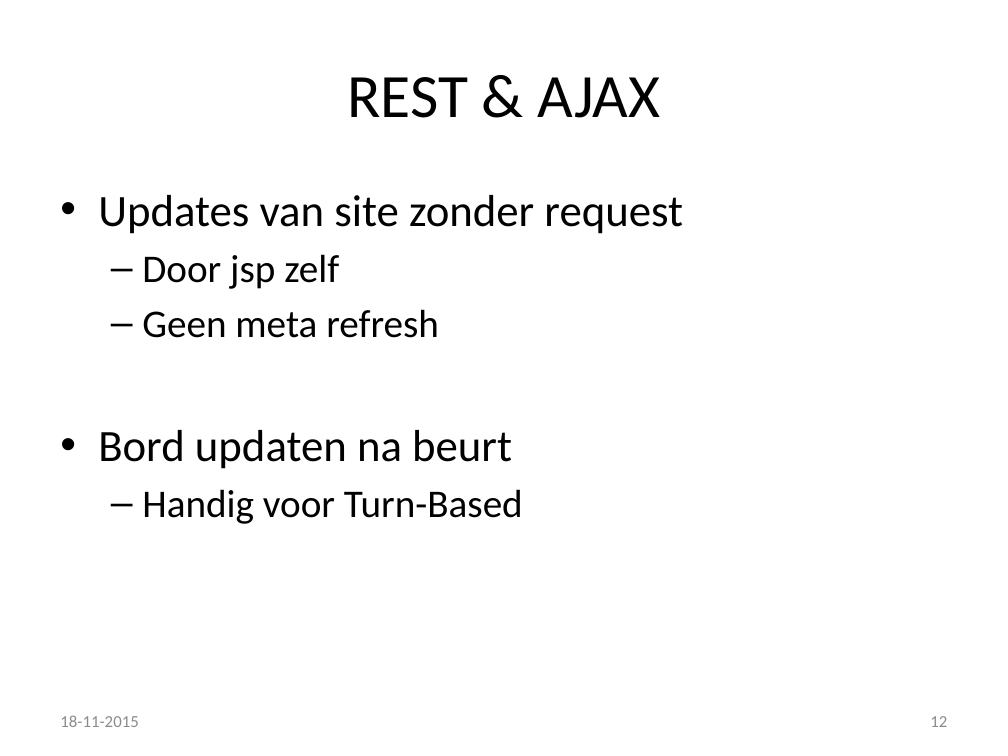
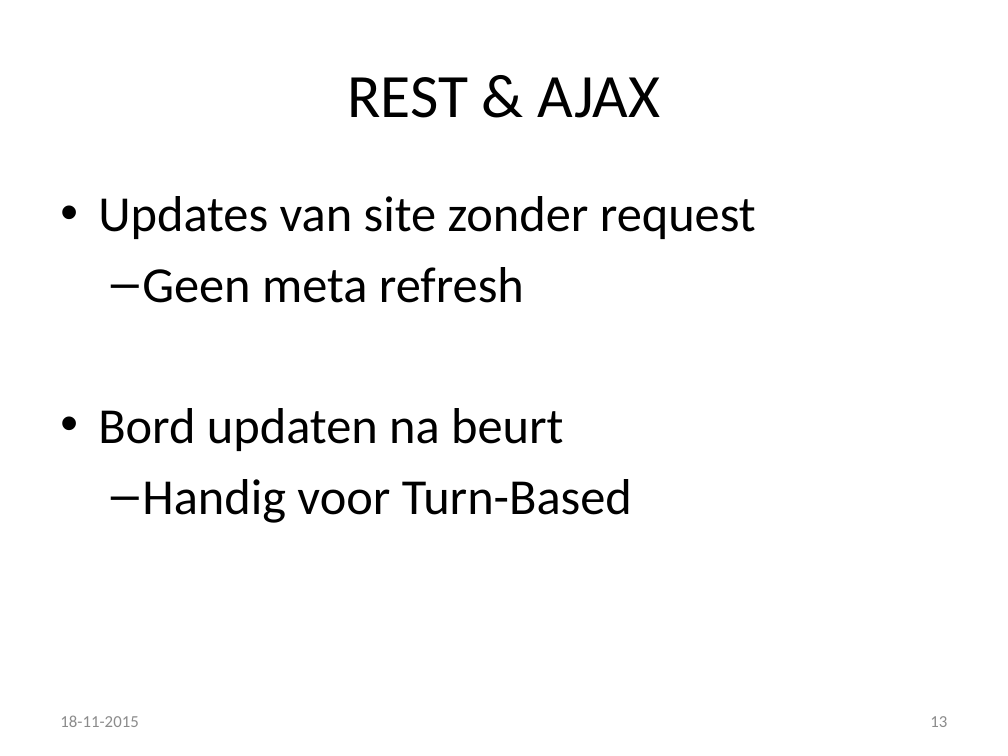
Before and after one commit to kevinrijs/ZeeSlagOnline, a slide deck: slide 13 of ZeeslagPresentatie2.pptx (slide 12 before the commit). Drawn at 1008x756 pixels with LibreOffice and Linux fonts; fonts in the diff are those of the drawing. Boxes give left, top, right and bottom in pixels: in the first picture for what was removed or moved away, otherwise in the second. Text is boxed around its words. In the diff, an @@ line names an element or a change of style, - is before the commit and + after.

```diff
--- a/ZeeslagPresentatie2.pptx
+++ b/ZeeslagPresentatie2.pptx
@@ text "Updates van site zonder request" at (98, 196, 756, 523): size 32 to 36 pt in "Updates van site zonder request", "Bord updaten na beurt"; size 28 to 36 pt in "Geen meta refresh", "Handig voor Turn-Based"; more space between paragraphs @@
@@ text at (142, 254, 339, 289): paragraph removed @@
-  – Door jsp zelf
@@ page number at (930, 716, 947, 727): text changed @@
-12
+13
```
Also in this commit, not shown: 10 other slides changed, 2 other files.
